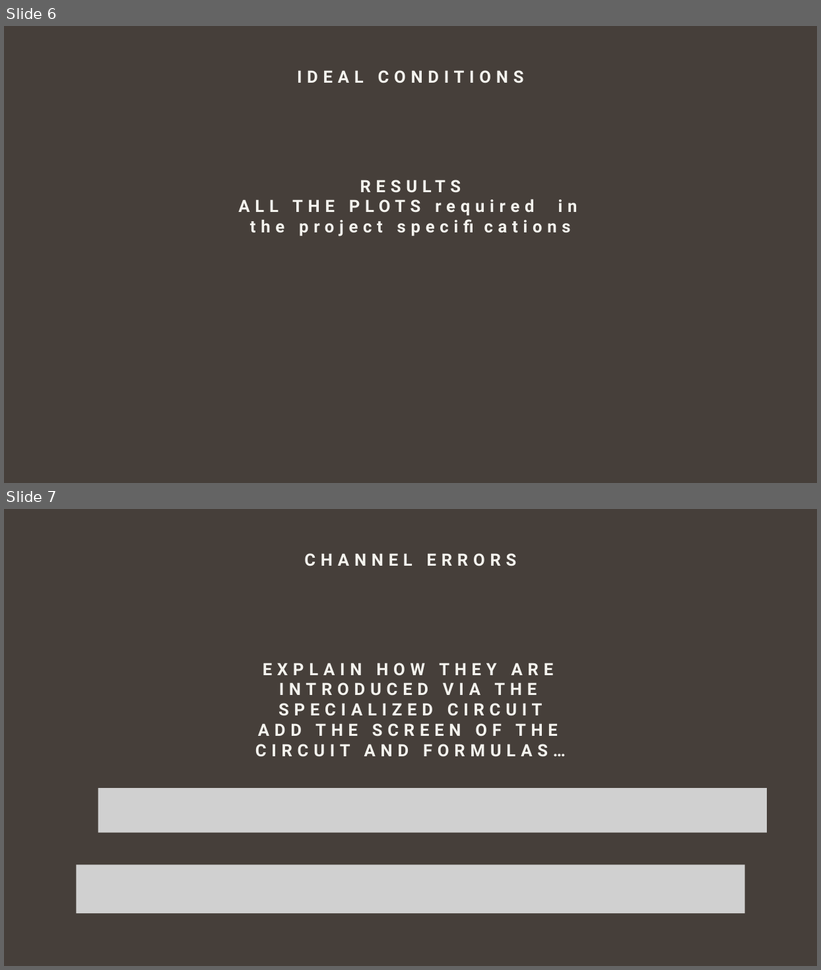
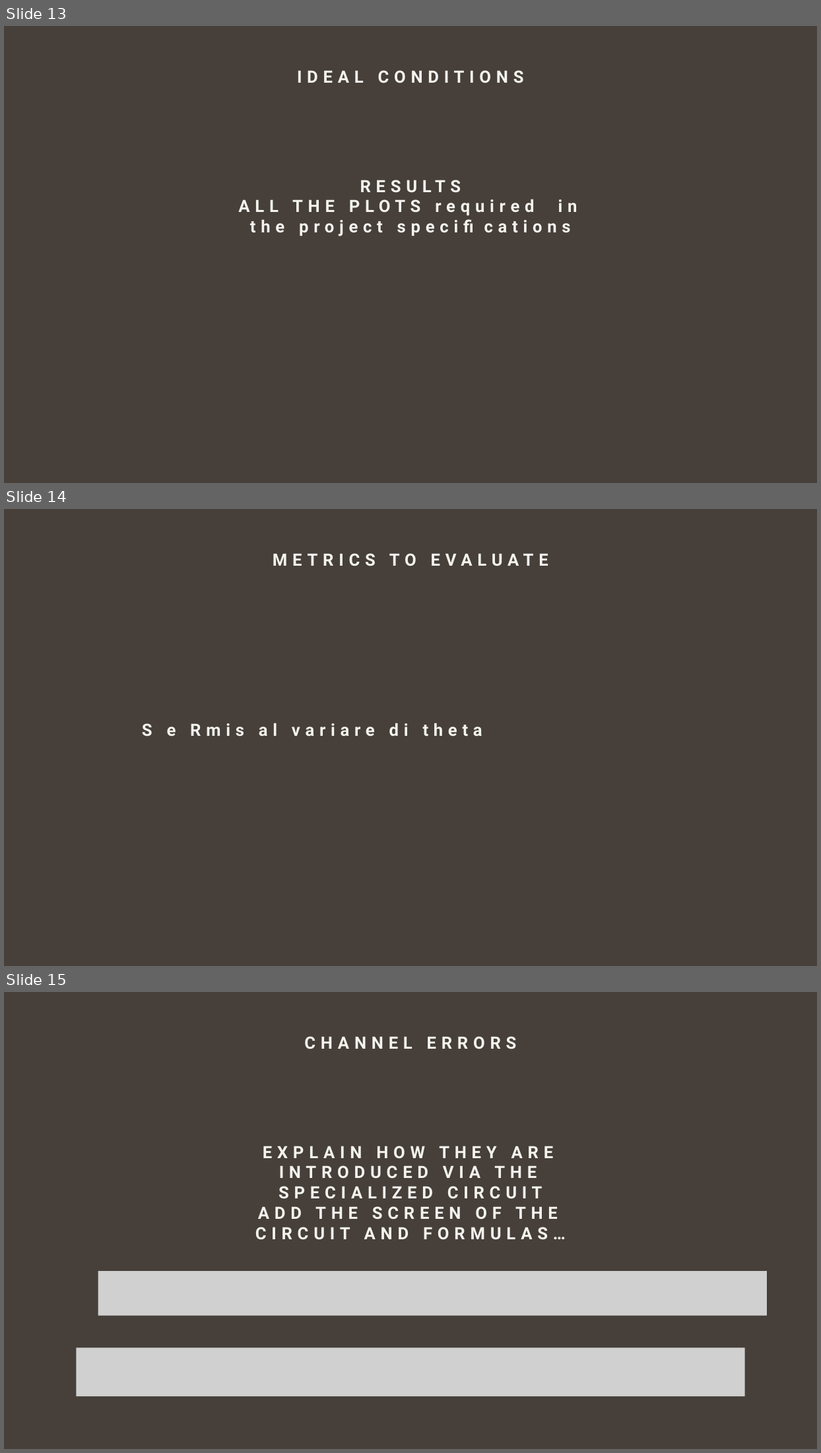
Before and after one commit to giovanniligato/E91-Protocol, a slide deck: Slides/E91 Protocol.pptx. Shown one above the other, each under a label of ours: slides 6 and 7 before the commit, slides 13, 14 and 15 after it. The pictures are 821x970 and 821x1453 pixels, drawn with LibreOffice and Linux fonts; fonts in the diff are those of the drawing; grey boxes stand for pictures. Boxes give left, top, right and bottom in pixels: in the first picture for what was removed or moved away, otherwise in the second. Text is boxed around its words. In the diff, an @@ line names an element or a change of style, - is before the commit and + after.

```diff
--- a/Slides/E91 Protocol.pptx
+++ b/Slides/E91 Protocol.pptx
@@ slide 14 added at [4,509,817,966], background #463F3A @@
@@ text added at [273,553,548,566], 20 pt, text #F4F3EE, bold @@
+METRICS TO EVALUATE
@@ text added at [142,723,482,737], 20 pt, text #F4F3EE, bold @@
+S e Rmis al variare di theta
@@ what was slide 6 is now slide 13 @@
@@ what was slide 7 is now slide 15 @@
```
Also in this commit, not shown: 3 slides changed, 9 other slides added, 1 slide removed.
